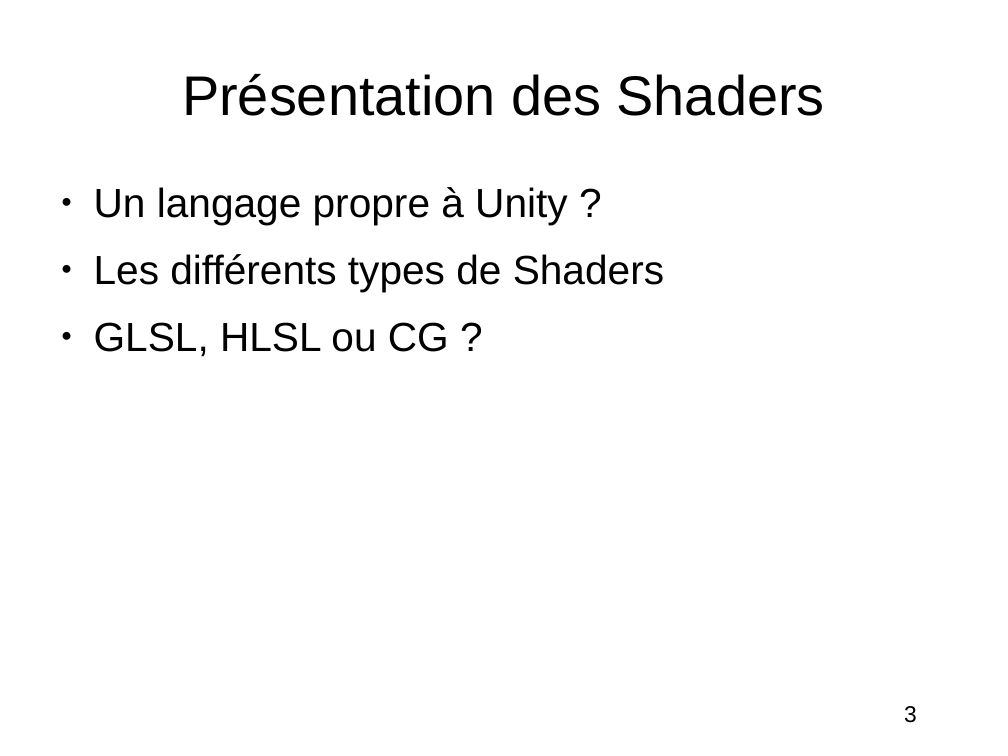
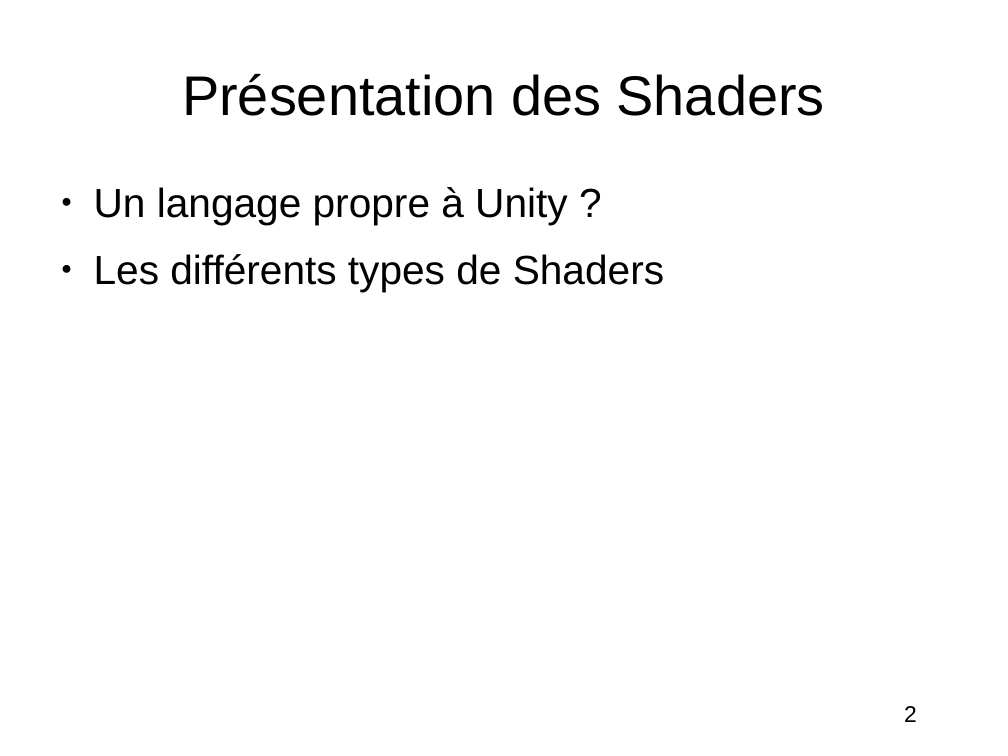
Before and after one commit to Mzartek/OculusRift_Tutoring, a slide deck: slide 2 of Report/second.odp (slide 3 before the commit). Drawn at 1008x756 pixels with LibreOffice and Linux fonts; fonts in the diff are those of the drawing. Boxes give left, top, right and bottom in pixels: in the first picture for what was removed or moved away, otherwise in the second. Text is boxed around its words. In the diff, an @@ line names an element or a change of style, - is before the commit and + after.

```diff
--- a/Report/second.odp
+++ b/Report/second.odp
@@ text at (x1=94, y1=322, x2=449, y2=357): paragraph removed @@
-● GLSL, HLSL ou CG ?
@@ page number at (x1=904, y1=706, x2=917, y2=722): text changed @@
-3
+2
```
Also in this commit, not shown: 3 other slides changed, 9 slides added.
